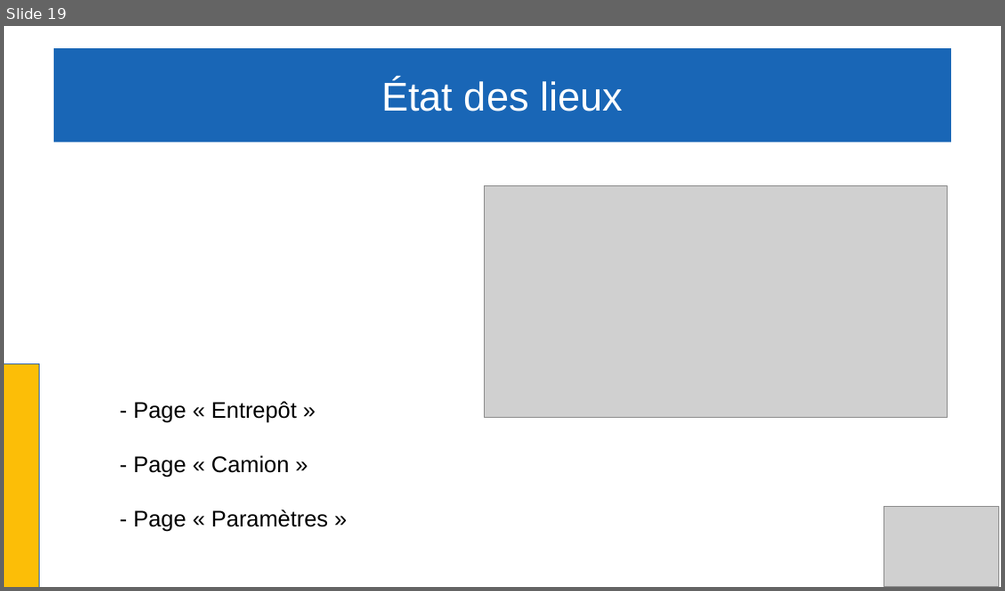
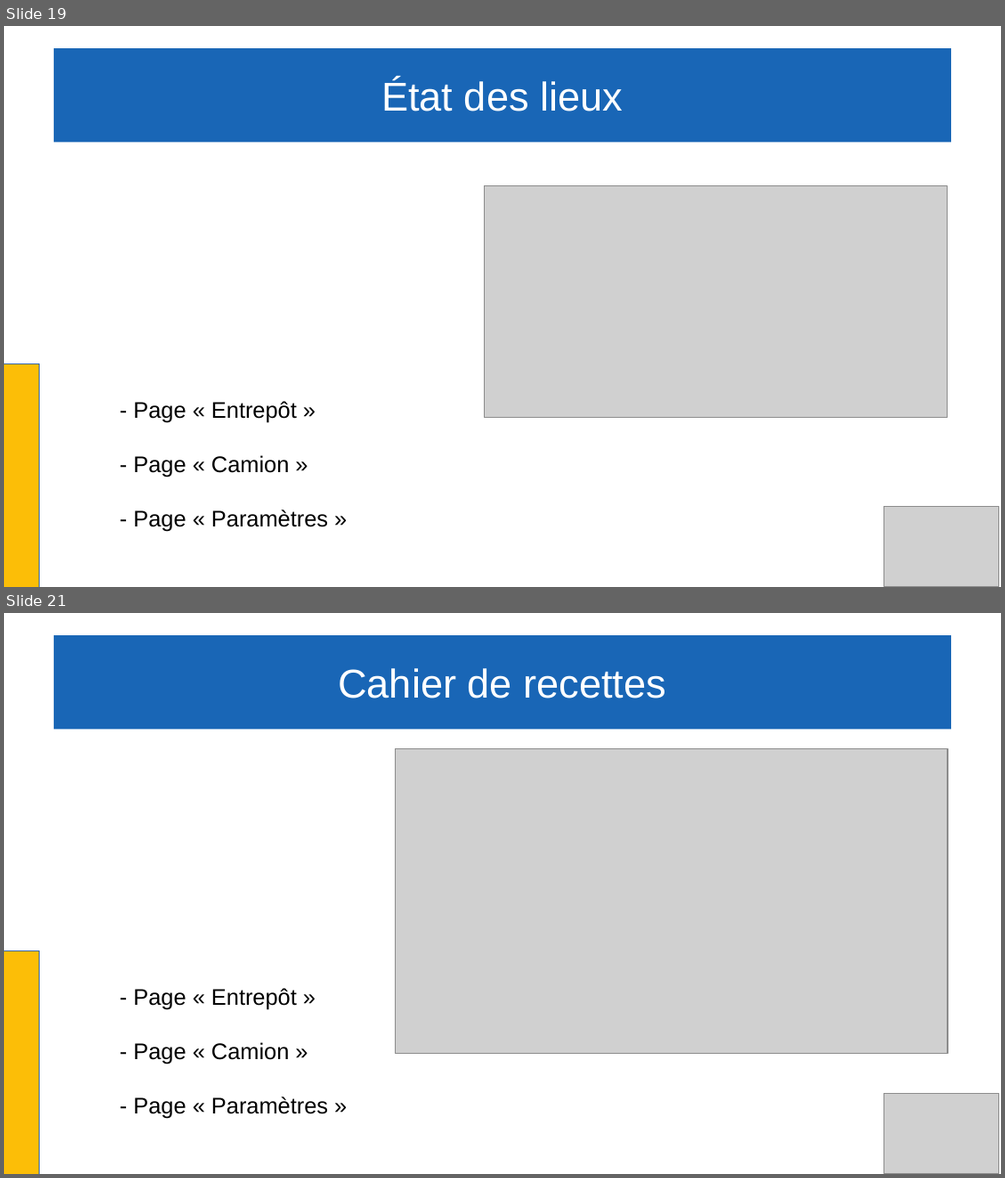
Before and after one commit to Gabin221/Tracking-BLE-documents, a slide deck: Revues/Revues2/Gabin/presentation_gabin.odp. Shown one above the other, each under a label of ours: slide 19 before the commit, slides 19 and 21 after it; the slides between them are not shown. The pictures are 1005x591 and 1005x1178 pixels, drawn with LibreOffice and Linux fonts; fonts in the diff are those of the drawing; grey boxes stand for pictures. Boxes give left, top, right and bottom in pixels: in the first picture for what was removed or moved away, otherwise in the second. Text is boxed around its words. In the diff, an @@ line names an element or a change of style, - is before the commit and + after.

```diff
--- a/Revues/Revues2/Gabin/presentation_gabin.odp
+++ b/Revues/Revues2/Gabin/presentation_gabin.odp
@@ slide 21 added at (4, 613, 1001, 1174), background #FFFFFF @@
@@ title added at (54, 635, 951, 730), fill #1966B6, 32 pt, text #FFFFFF @@
+Cahier de recettes
@@ picture added at (396, 748, 947, 1054) @@
@@ rectangle added at (4, 951, 40, 1174), fill #FCBE07, outline #3465A4 0 pt @@
@@ text added at (133, 988, 328, 1119), 18 pt, text #000000 @@
+- Page « Entrepôt »
+- Page « Camion »
+- Page « Paramètres »
@@ picture added at (884, 1094, 999, 1173) @@
```
Also in this commit, not shown: 1 other slide added, 2 other files.
